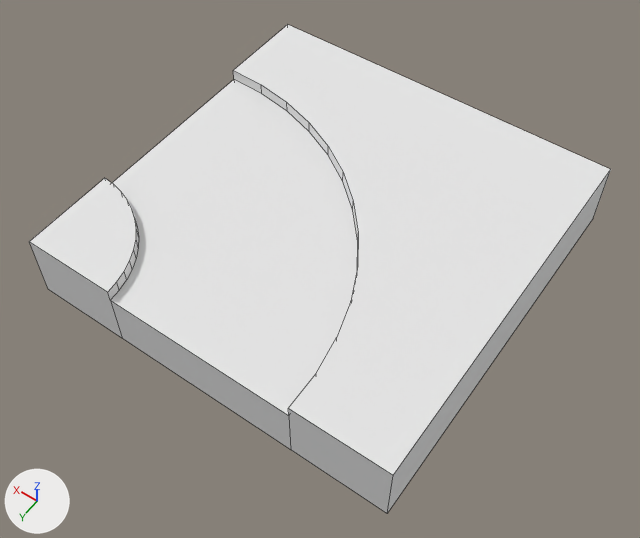
A saved change to the OBJ model Razor/maps/assets/kenney_3droadpack_updated/Models/roadTile_185.obj.
Rendered twice from a camera (50 mm lens) standing at (-0.94, 5.04, 5.3) and looking at (1.42, 1.73, 0.09). The lights are fixed; the arrows at lower left show +X, +Y and +Z. Mesh edges are drawn as thin lines. Where no turn or scale is listed for an object, it has been applied to the vertices.

Objects in the first picture: 'roadTile_185'.
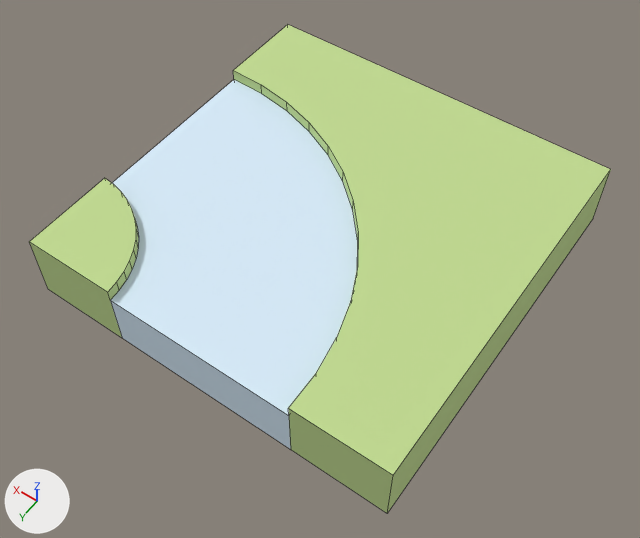
Pixel boxes (x1, y1, x2, y2) of what changed, in the pictures (640 x 538 px):
'roadTile_185', recoloured: (29, 25, 611, 513) in both

The change, as a list of edits to the scene's bpy script:
```text
Change mat_water:
    mat_water.base_color: (0.8, 0.8, 0.8) -> (0.69, 0.843, 0.965)  # white #e7e7e7 -> white #d8edfb
Change mat_grass:
    mat_grass.base_color: (0.8, 0.8, 0.8) -> (0.541, 0.71, 0.286)  # white #e7e7e7 -> green #c2db92
```
